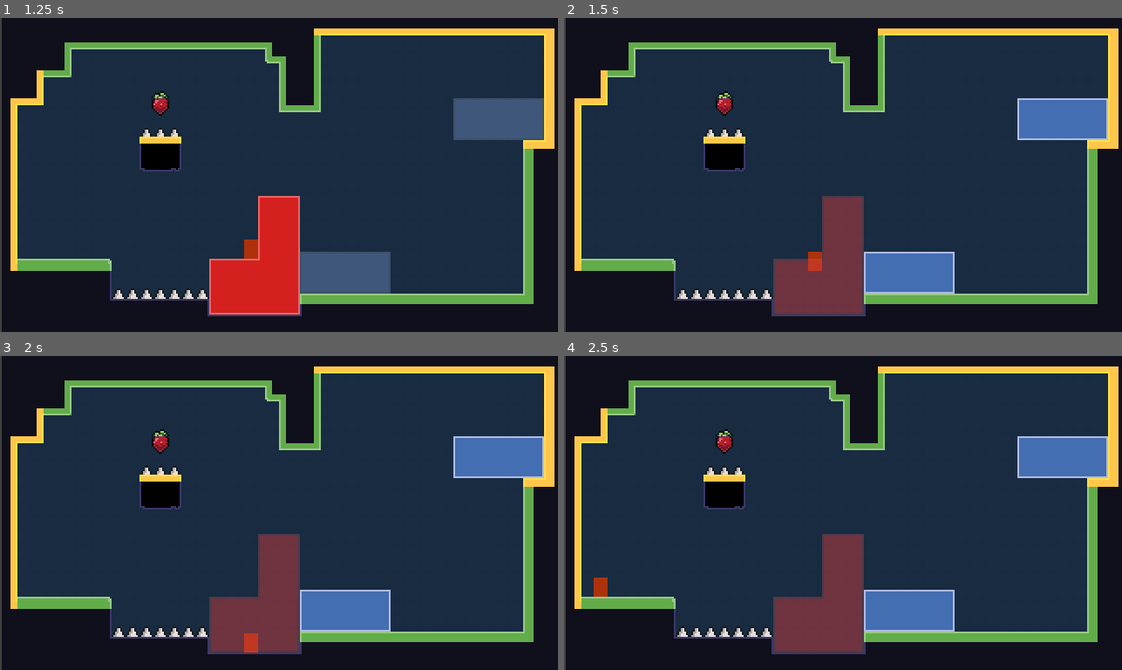
Above: before the commit, frames 1-4 (two rows, left to right).
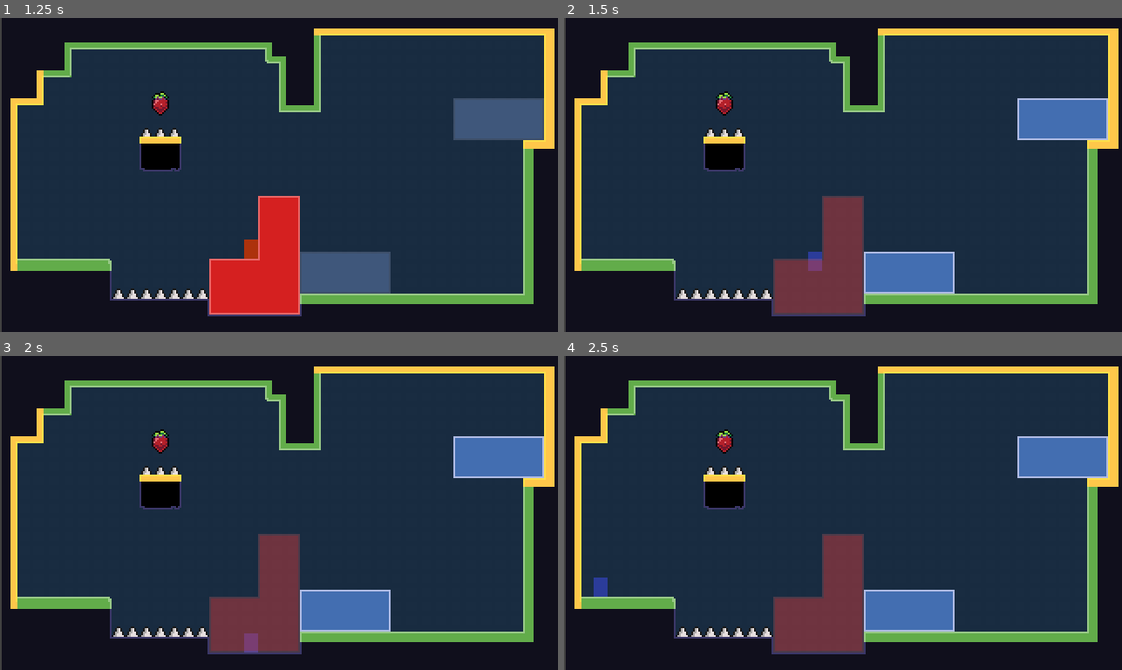
Above: after the commit, the same moments.

Repository: WeAreTheException/Red-Blue
Game: Godot game, scene res://Levels/Level1/Level_1.tscn
The game is run twice, just before and just after one commit, with the same random seed, the same clock (stepped at 60 frames per second) and the same inputs. The project has no main scene, so this scene is started directly.
Inputs (mouse positions are in pixels of both pictures, inside the frame that each line leads up to):
- Up to frame 1 (1.25 s): tap Enter at 0.5 s; move the mouse to (401, 159) at 0.52 s; hold D (RIGHT) from 0.53 s (still down); tap Shift (DASH) at 0.6 s; tap Space (JUMP) at 0.77 s
- Up to frame 2 (1.5 s): move the mouse to (731, 190) at 1.27 s; release D (RIGHT) at 1.28 s; hold S (DOWN) from 1.28 s (still down); right-click (731, 190) at 1.35 s
- Up to frame 3 (2 s): keep holding S (DOWN); tap Space (JUMP) at 1.52 s
- Up to frame 4 (2.5 s): tap Space (JUMP) at 2 s; move the mouse to (898, 443) at 2.02 s; release S (DOWN) at 2.03 s; hold D (RIGHT) from 2.03 s (still down); tap 1 at 2.1 s

Frame 1 is identical in both runs. In frame 2, 0.2% of the frame differs, in the area x 43-47%, y 74-81%; in frame 3, 0.2%; in frame 4, 0.2%.

Commit message:
Color bug fixed

Diff:
--- a/ColorChange/PlayerColorController.gd
+++ b/ColorChange/PlayerColorController.gd
@@ -65,7 +65,6 @@
 		push_error(
 			"PlayerColorController could not find ColorSystemRoot."
 		)
-
 		return
 
 	color_state = (
@@ -76,12 +75,7 @@
 		push_error(
 			"ColorSystemRoot has no ColorState assigned."
 		)
-
 		return
-
-	color_state.color_change_requested.connect(
-		_on_color_change_requested
-	)
 
 	color_state.color_changed.connect(
 		_on_color_changed
@@ -89,10 +83,6 @@
 
 	color_state.initial_color_set.connect(
 		_on_initial_color_set
-	)
-
-	color_state.color_change_cancelled.connect(
-		_on_color_change_cancelled
 	)
 
 	if not color_state.has_initial_color:
@@ -104,15 +94,6 @@
 		_apply_player_color(
 			color_state.current_color
 		)
-
-
-func _on_color_change_requested(
-	_previous_color: int,
-	new_color: int
-) -> void:
-	_apply_player_color(
-		new_color
-	)
 
 
 func _on_color_changed(
@@ -129,14 +110,6 @@
 ) -> void:
 	_apply_player_color(
 		new_color
-	)
-
-
-func _on_color_change_cancelled(
-	current_color: int
-) -> void:
-	_apply_player_color(
-		current_color
 	)
 
 
